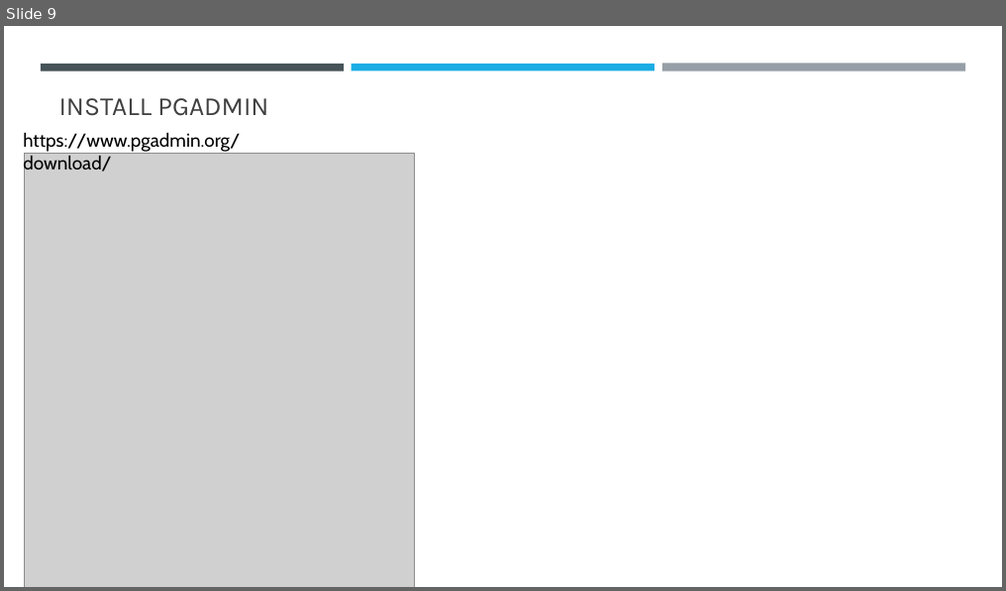
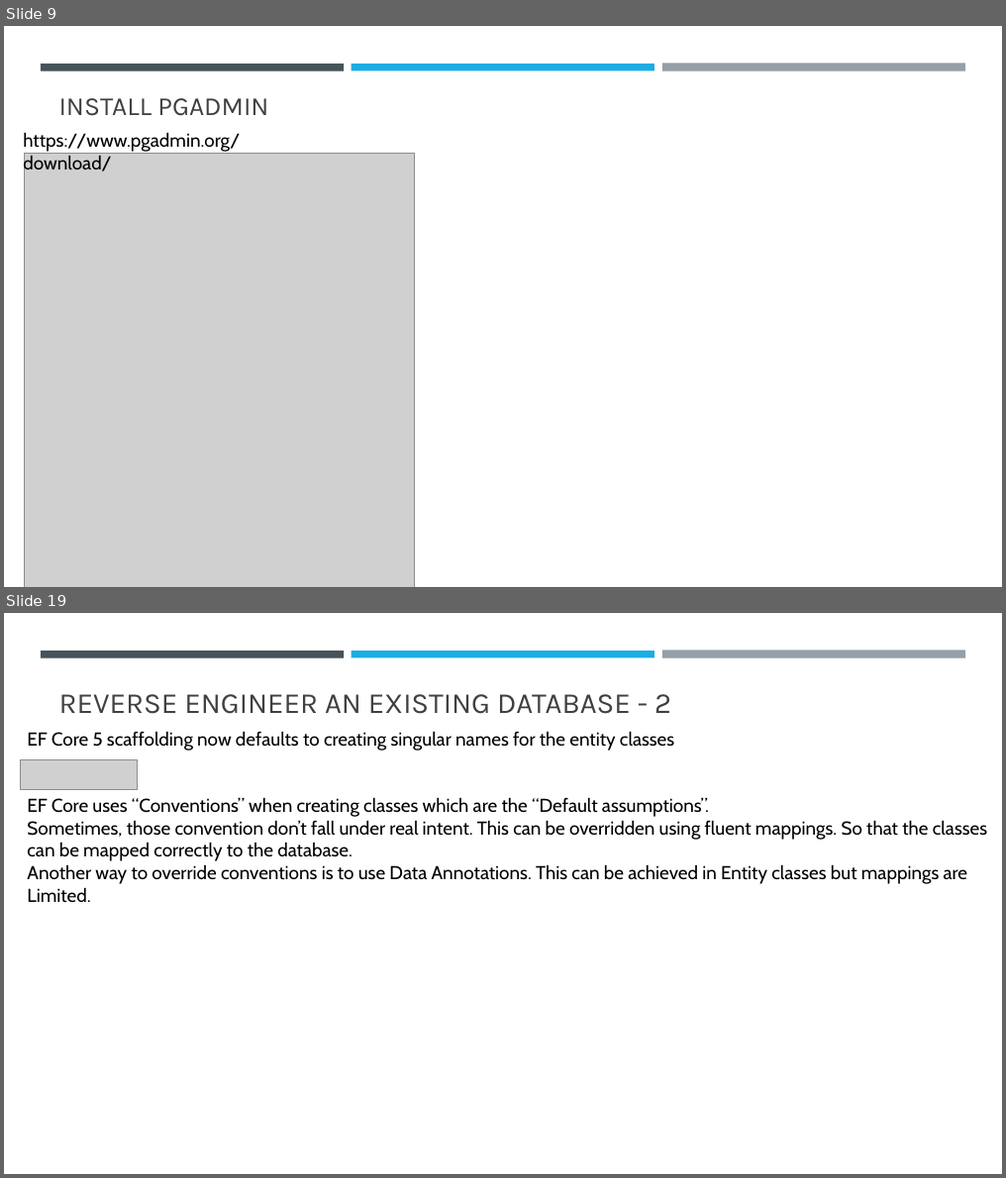
Before and after one commit to sansindia85/AzurePostgreSQL, a slide deck: Presentation/AzurePostgreSQl.pptx. Shown one above the other, each under a label of ours: slide 9 before the commit, slides 9 and 19 after it; the slides between them are not shown. The pictures are 1006x591 and 1006x1178 pixels, drawn with LibreOffice and Linux fonts; fonts in the diff are those of the drawing; grey boxes stand for pictures. Boxes give left, top, right and bottom in pixels: in the first picture for what was removed or moved away, otherwise in the second. Text is boxed around its words. In the diff, an @@ line names an element or a change of style, - is before the commit and + after.

Commit message:
Controlling Database Creation and Schema.

```diff
--- a/Presentation/AzurePostgreSQl.pptx
+++ b/Presentation/AzurePostgreSQl.pptx
@@ slide 19 added at (4, 613, 1002, 1174), background #FFFFFF; not listed: 3 template elements that a slide beside it also shows @@
@@ title added at (59, 694, 671, 714), 28 pt, text #404040 @@
+REVERSE ENGINEER AN EXISTING DATABASE - 2
@@ text added at (27, 731, 674, 751), 18 pt, text #000000 @@
+EF Core 5 scaffolding now defaults to creating singular names for the entity classes
@@ picture added at (20, 760, 137, 790) @@
@@ text added at (27, 797, 987, 903), 18 pt, text #000000 @@
+EF Core uses “Conventions” when creating classes which are the “Default assumptions”.
+Sometimes, those convention don’t fall under real intent. This can be overridden using fluent mappings. So that the classes
+can be mapped correctly to the database.
+Another way to override conventions is to use Data Annotations. This can be achieved in Entity classes but mappings are
+Limited.
```
Also in this commit, not shown: 9 other slides added, 20 other files.
